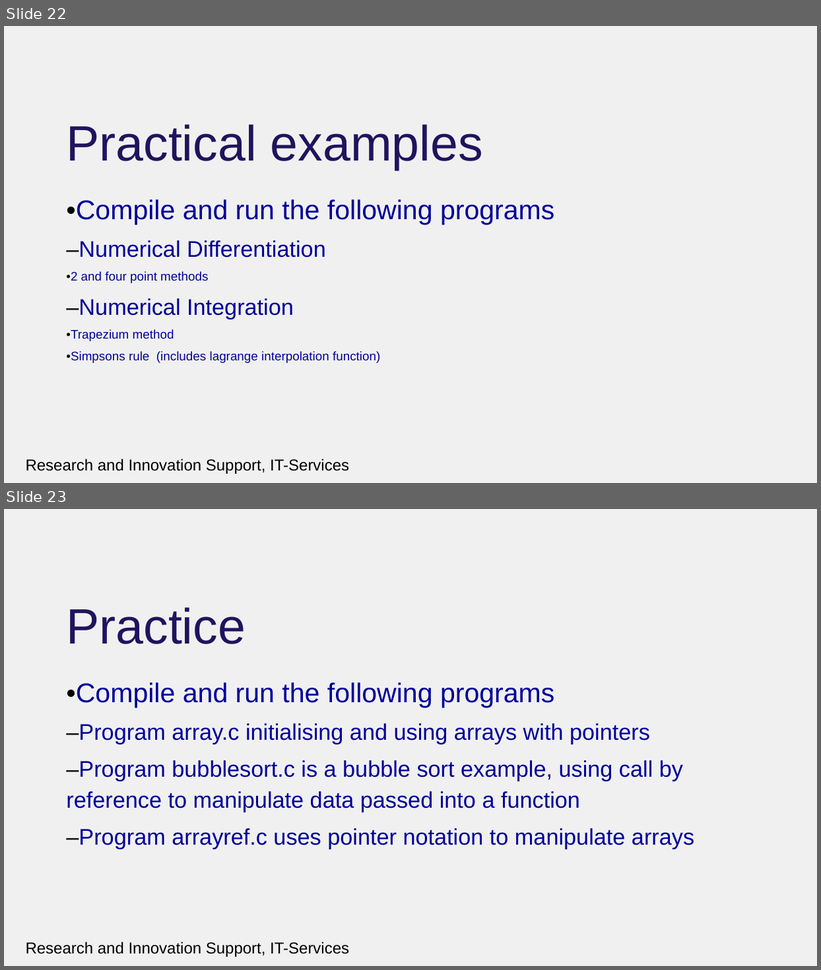
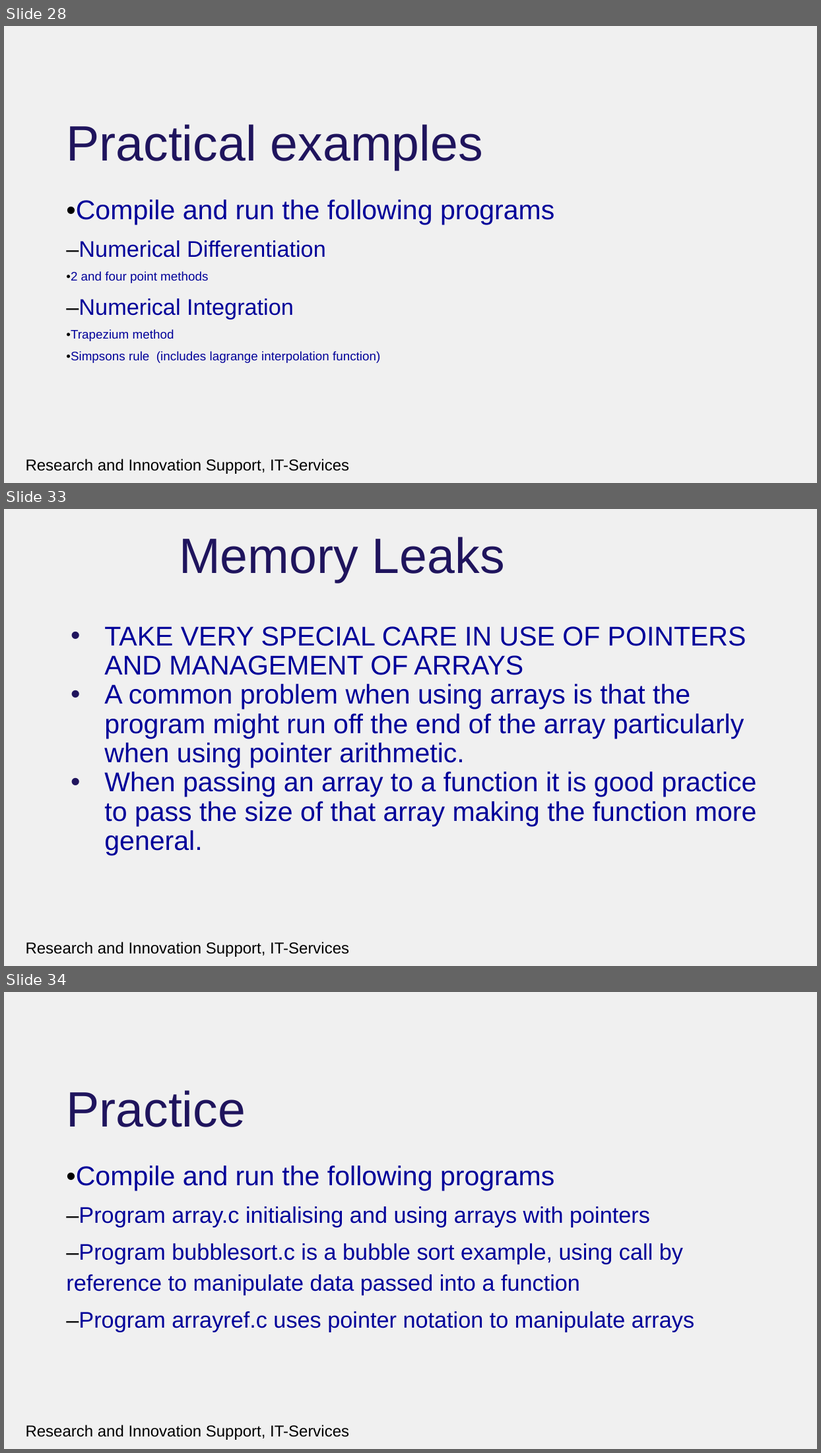
Before and after one commit to rcgsheffield/introc, a slide deck: archive/presentations/functionsandmemory.pptx. Shown one above the other, each under a label of ours: slides 22 and 23 before the commit, slides 28, 33 and 34 after it; the slides between them are not shown. The pictures are 821x970 and 821x1453 pixels, drawn with LibreOffice and Linux fonts; fonts in the diff are those of the drawing; background and template pictures are left out. Boxes give left, top, right and bottom in pixels: in the first picture for what was removed or moved away, otherwise in the second. Text is boxed around its words. In the diff, an @@ line names an element or a change of style, - is before the commit and + after.

```diff
--- a/archive/presentations/functionsandmemory.pptx
+++ b/archive/presentations/functionsandmemory.pptx
@@ slide 33 added at box(4, 509, 817, 966), background #F0F0F0; not listed: 1 template element that a slide beside it also shows @@
@@ title added at box(179, 537, 505, 582), 44 pt, text #1F145D @@
+Memory Leaks
@@ text added at box(104, 626, 757, 855), 24 pt, text #000099 @@
+• TAKE VERY SPECIAL CARE IN USE OF POINTERS AND MANAGEMENT OF ARRAYS
+• A common problem when using arrays is that the program might run off the end of the array particularly when using pointer arithmetic.
+• When passing an array to a function it is good practice to pass the size of that array making the function more general.
@@ what was slide 22 is now slide 28 @@
@@ what was slide 23 is now slide 34 @@
```
Also in this commit, not shown: 1 slide changed, 16 other slides added, 7 slides removed, 31 other files.
